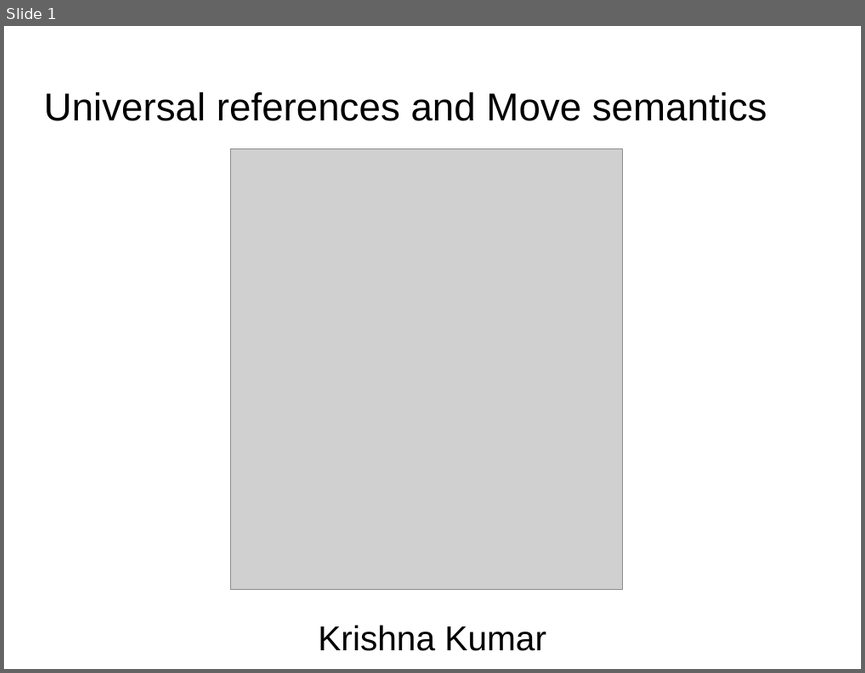
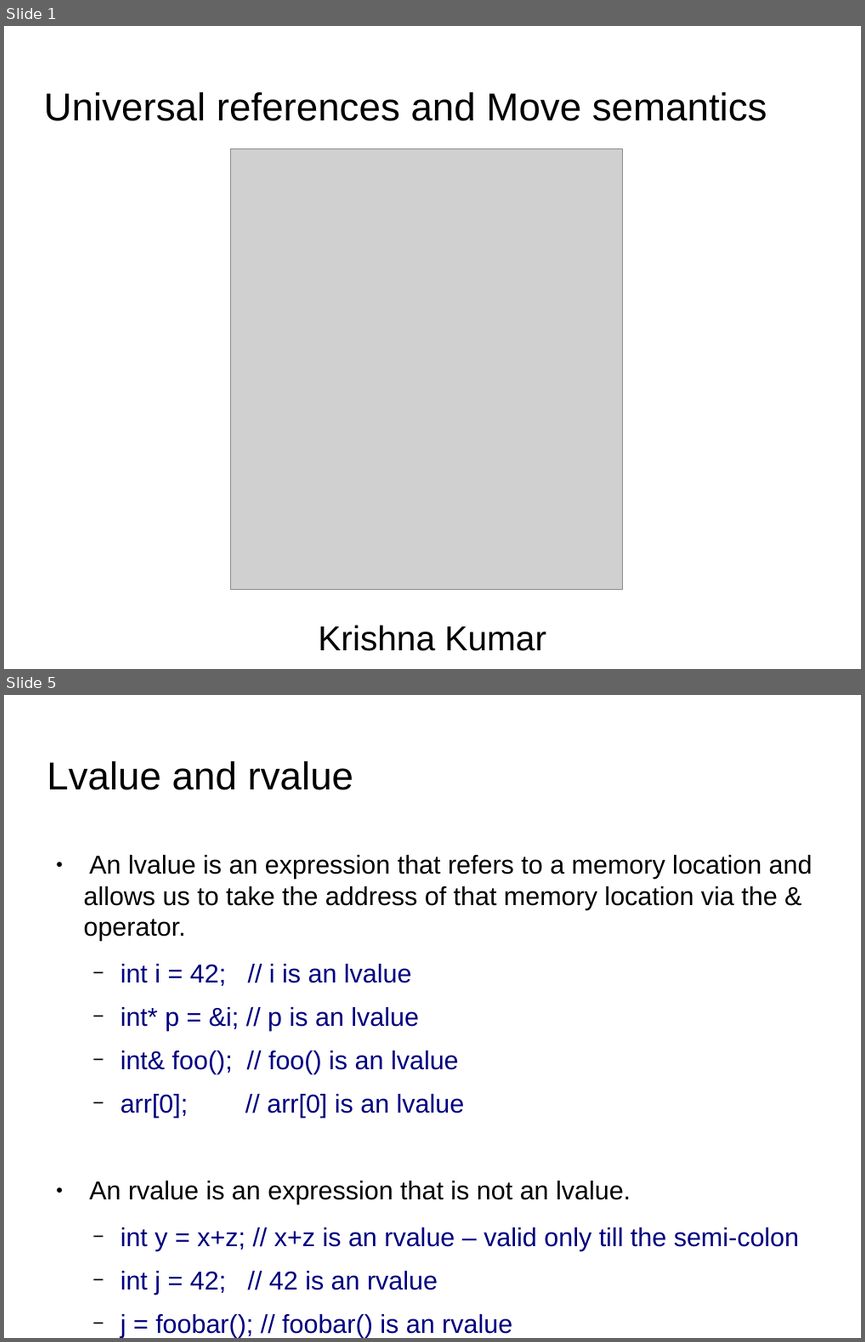
Before and after one commit to kks32/cpp-software-development, a slide deck: Ex16_Rvalue_Move_Semantics/Ex16_Rvalue_Move_Semantics.odp. Shown one above the other, each under a label of ours: slide 1 before the commit, slides 1 and 5 after it; the slides between them are not shown. The pictures are 865x673 and 865x1342 pixels, drawn with LibreOffice and Linux fonts; fonts in the diff are those of the drawing; grey boxes stand for pictures; background and template pictures are left out. Boxes give left, top, right and bottom in pixels: in the first picture for what was removed or moved away, otherwise in the second. Text is boxed around its words. In the diff, an @@ line names an element or a change of style, - is before the commit and + after.

```diff
--- a/Ex16_Rvalue_Move_Semantics/Ex16_Rvalue_Move_Semantics.odp
+++ b/Ex16_Rvalue_Move_Semantics/Ex16_Rvalue_Move_Semantics.odp
@@ slide 5 added at (4,695,861,1338), background picture (left out) @@
@@ title added at (46,761,353,790), 36 pt, text #000000 @@
+Lvalue and rvalue
@@ text added at (84,855,812,1294), 24.1 pt, text #000080 @@
+● An lvalue is an expression that refers to a memory location and allows us to take the address of that memory location via the & operator.
+  − int i = 42; // i is an lvalue
+  − int* p = &i; // p is an lvalue
+  − int& foo(); // foo() is an lvalue
+  − arr[0]; // arr[0] is an lvalue
+● An rvalue is an expression that is not an lvalue.
+  − int y = x+z; // x+z is an rvalue – valid only till the semi-colon
+  − int j = 42; // 42 is an rvalue
+  − j = foobar(); // foobar() is an rvalue
```
Also in this commit, not shown: 1 slide changed, 4 other slides added, 2 other files.
